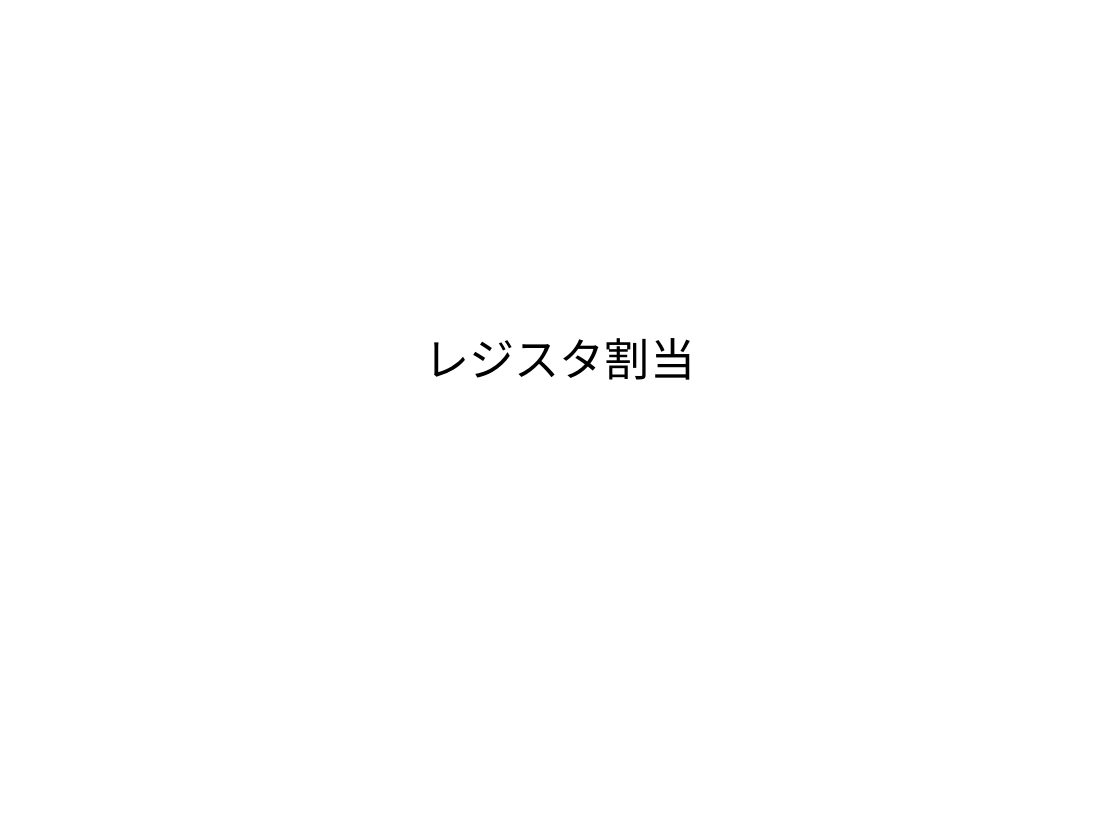
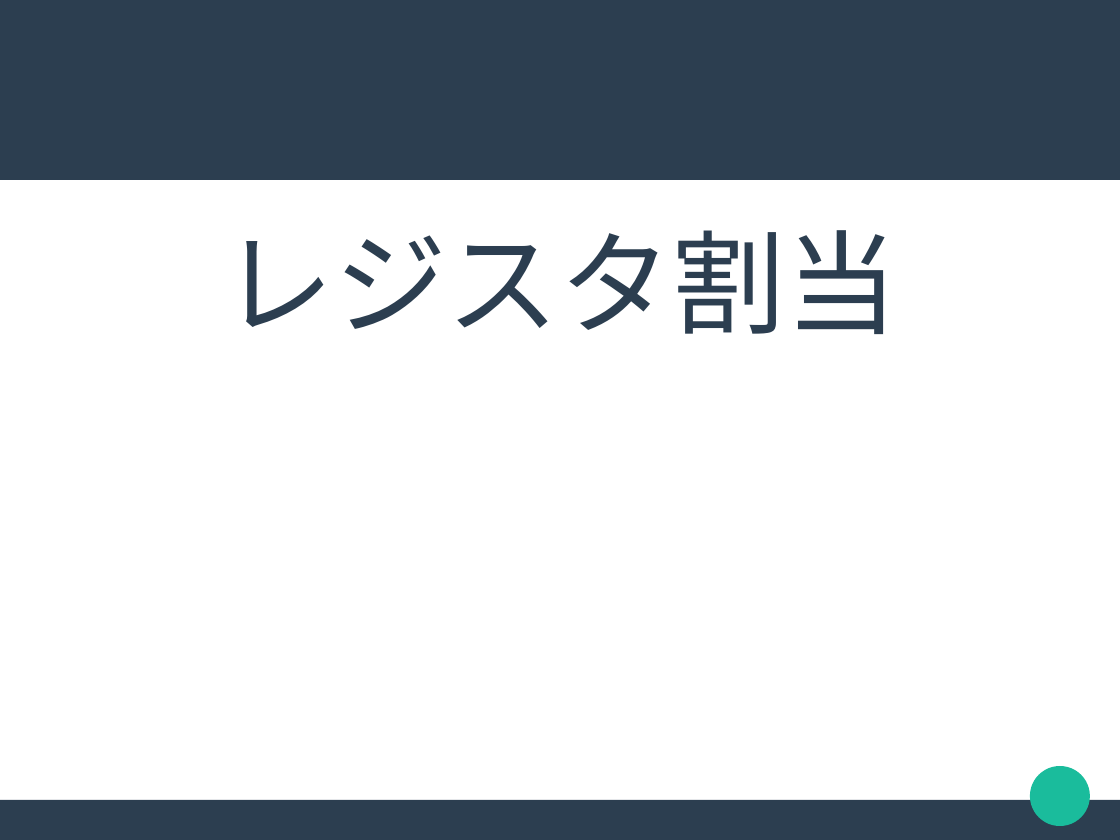
Before and after one commit to akawashiro/hml, a slide deck: slide 3 of hml.odp (slide 1 before the commit). Drawn at 1120x840 pixels with LibreOffice and Linux fonts; fonts in the diff are those of the drawing. Boxes give left, top, right and bottom in pixels: in the first picture for what was removed or moved away, otherwise in the second. Text is boxed around its words. In the diff, an @@ line names an element or a change of style, - is before the commit and + after.

```diff
--- a/hml.odp
+++ b/hml.odp
@@ rectangle added at [0,0,1120,180], fill #2C3E50 @@
@@ subtitle "レジスタ割当": place and size @@
-subtitle "レジスタ割当" at [424,338,695,380]
+subtitle "レジスタ割当" at [221,230,898,334]
@@ subtitle "レジスタ割当" at [221,230,898,334]: size 32 to 80 pt, font Arial to Lato, text colour #000000 to #2C3E50 @@
@@ ellipse added at [1031,766,1091,826], fill #1ABC9C @@
@@ rectangle added at [0,800,1120,839], fill #2C3E50 @@
```
Also in this commit, not shown: 7 other slides changed, 6 slides added, 4 slides removed.
